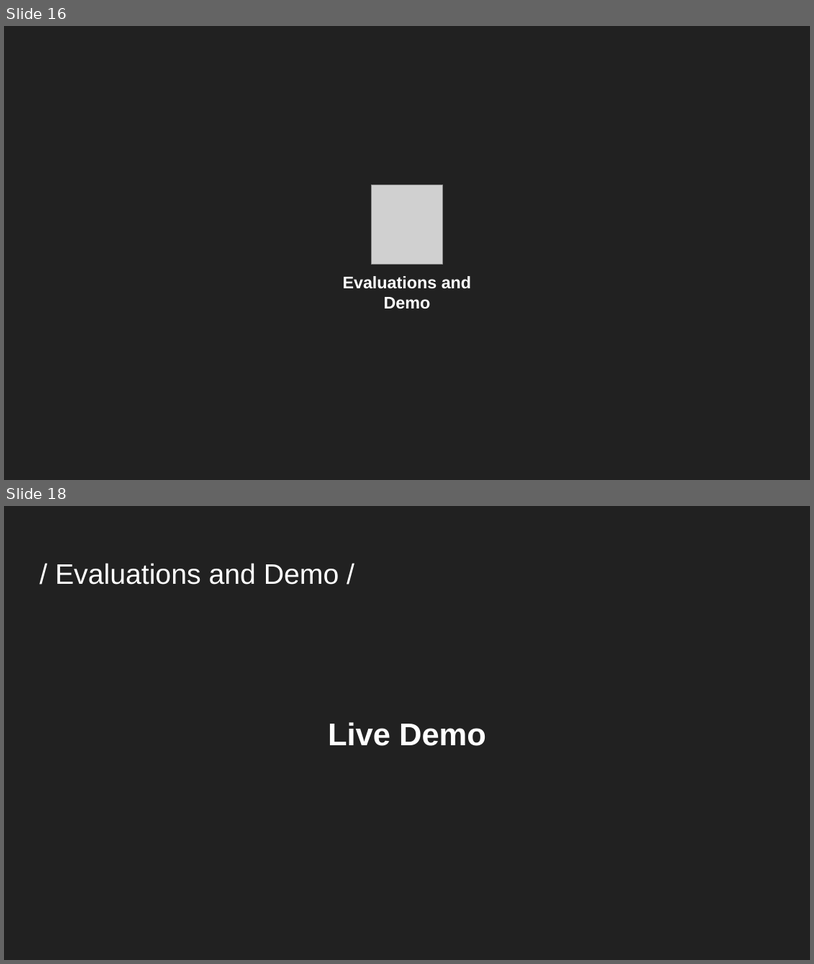
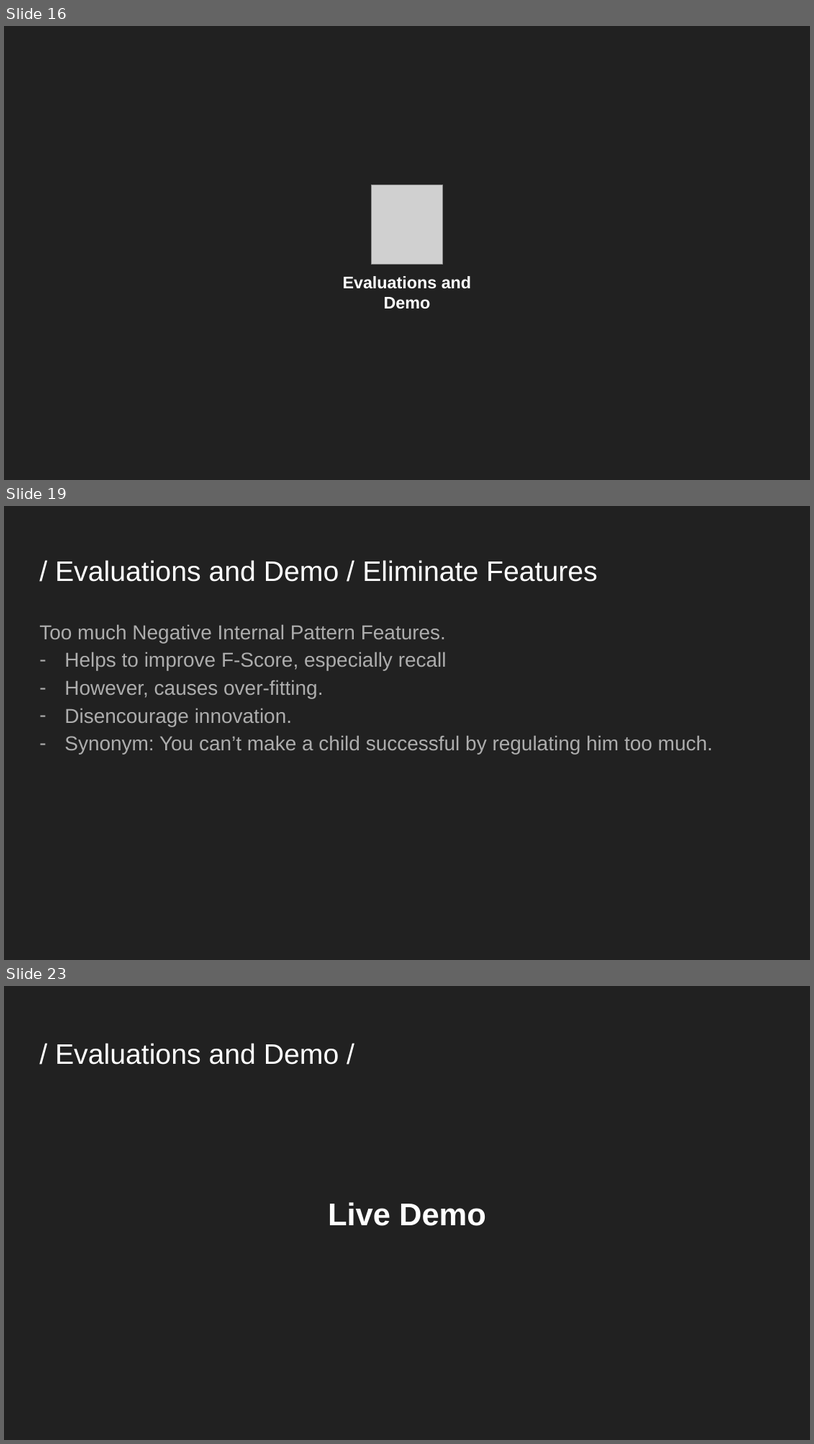
Before and after one commit to YanzhenHuang/CISC3025-Name-Entity, a slide deck: CISC3025-Project3-Presentation.pptx. Shown one above the other, each under a label of ours: slides 16 and 18 before the commit, slides 16, 19 and 23 after it; the slides between them are not shown. The pictures are 814x964 and 814x1444 pixels, drawn with LibreOffice and Linux fonts; fonts in the diff are those of the drawing; grey boxes stand for pictures. Boxes give left, top, right and bottom in pixels: in the first picture for what was removed or moved away, otherwise in the second. Text is boxed around its words. In the diff, an @@ line names an element or a change of style, - is before the commit and + after.

```diff
--- a/CISC3025-Project3-Presentation.pptx
+++ b/CISC3025-Project3-Presentation.pptx
@@ slide 19 added at [4, 506, 810, 960], background #212121 @@
@@ title added at [55, 560, 598, 582], 25.2 pt, text #FFFFFF @@
+/ Evaluations and Demo / Eliminate Features
@@ text added at [39, 624, 713, 754], 18 pt, text #ADADAD @@
+Too much Negative Internal Pattern Features.
+– Helps to improve F-Score, especially recall
+– However, causes over-fitting.
+– Disencourage innovation.
+– Synonym: You can’t make a child successful by regulating him too much.
@@ what was slide 18 is now slide 23 @@
```
Also in this commit, not shown: 2 slides changed, 4 other slides added, 1 other file.
